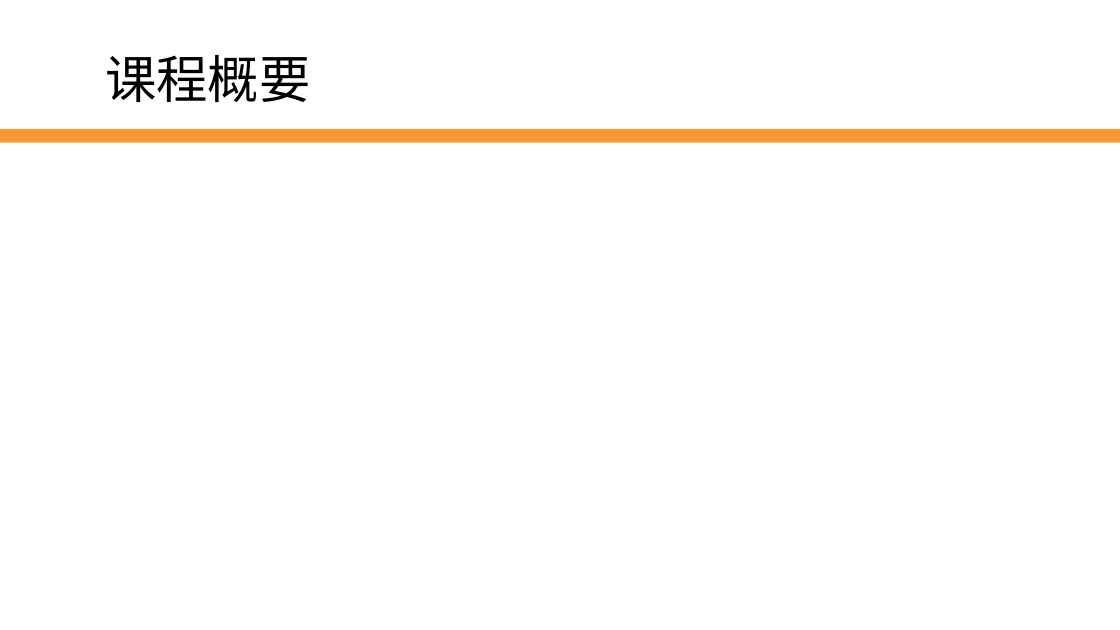
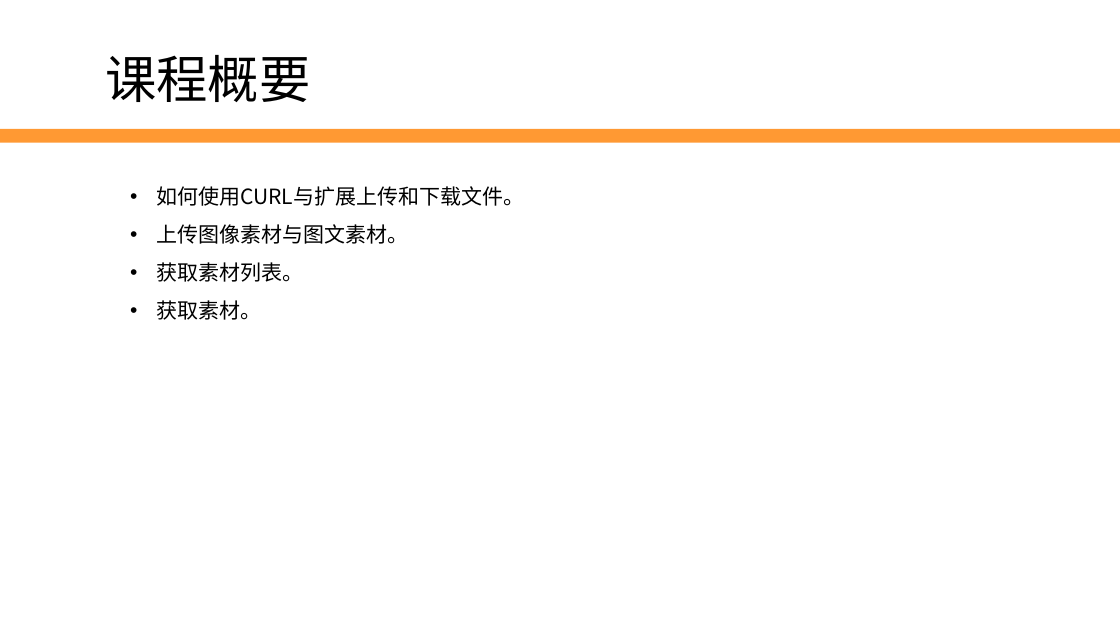
Before and after one commit to edu2act/2017-2018_1st_Wechat_Web_Programming, a slide deck: slide 3 of meterials/slides/ch07-media-source-and-news.pptx. Drawn at 1120x630 pixels with LibreOffice and Linux fonts; fonts in the diff are those of the drawing; background and template pictures are left out. Boxes give left, top, right and bottom in pixels: in the first picture for what was removed or moved away, otherwise in the second. Text is boxed around its words. In the diff, an @@ line names an element or a change of style, - is before the commit and + after.

```diff
--- a/meterials/slides/ch07-media-source-and-news.pptx
+++ b/meterials/slides/ch07-media-source-and-news.pptx
@@ text added at (x1=156, y1=186, x2=524, y2=320), 18 pt, text #000000 @@
+• 如何使用CURL与扩展上传和下载文件。
+• 上传图像素材与图文素材。
+• 获取素材列表。
+• 获取素材。
```
Also in this commit, not shown: 1 other file.
